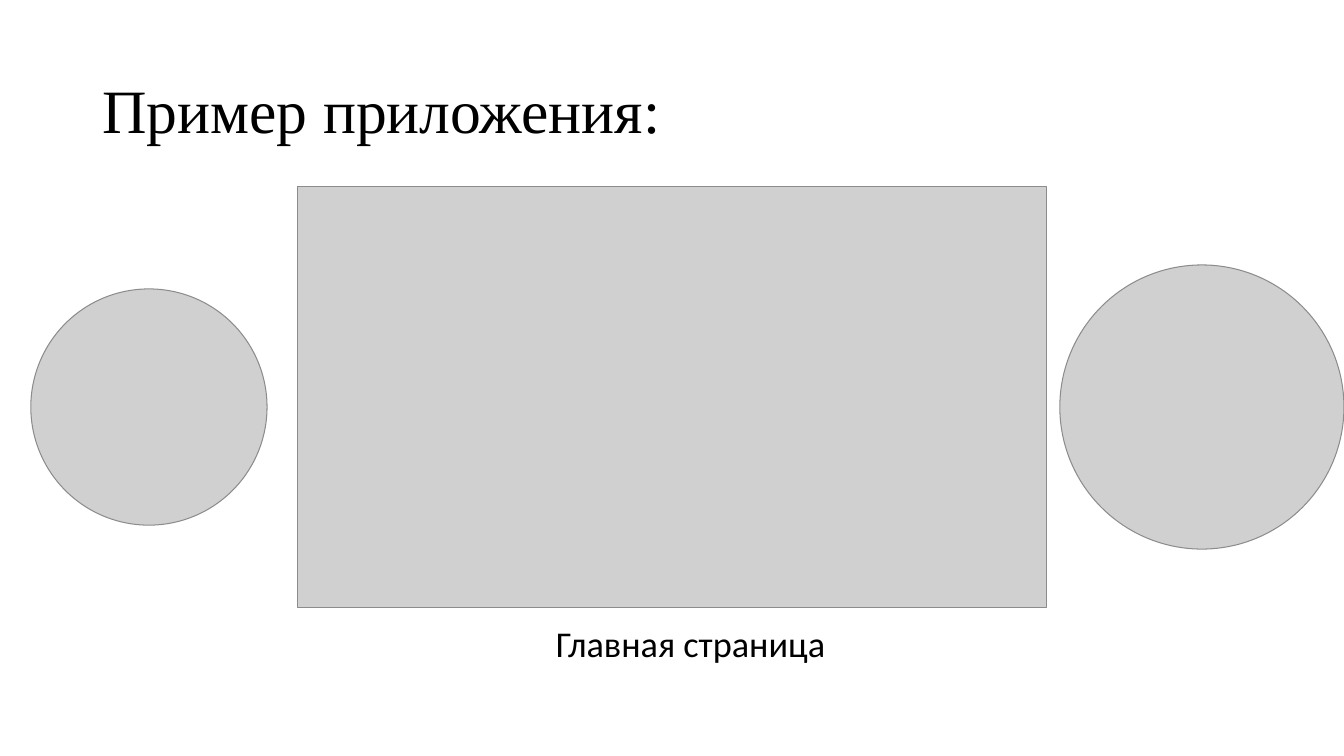
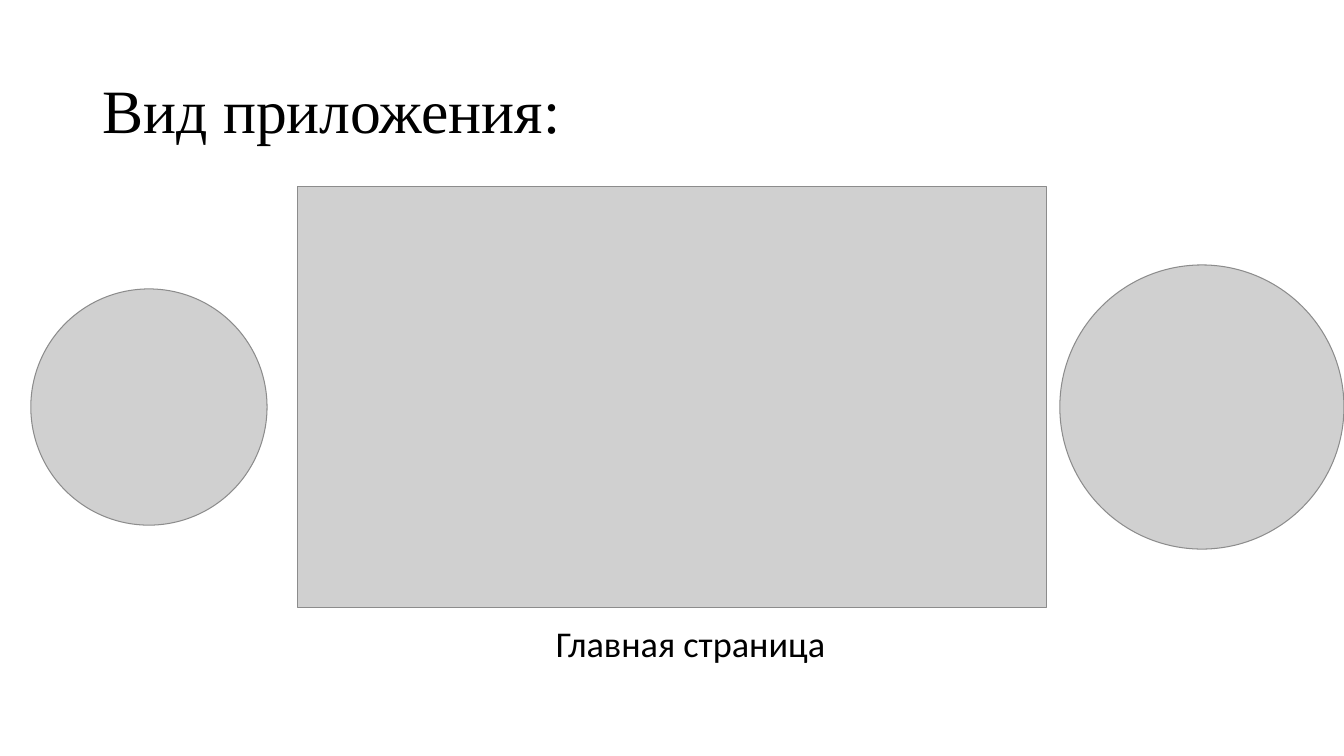
Before and after one commit to Evgenij1234/Project-for-BPC-21-011, a slide deck: slide 3 of FirstPlayer.pptx. Drawn at 1344x756 pixels with LibreOffice and Linux fonts; fonts in the diff are those of the drawing; grey boxes stand for pictures; background and template pictures are left out. Boxes give left, top, right and bottom in pixels: in the first picture for what was removed or moved away, otherwise in the second. Text is boxed around its words. In the diff, an @@ line names an element or a change of style, - is before the commit and + after.

```diff
--- a/FirstPlayer.pptx
+++ b/FirstPlayer.pptx
@@ title at [102, 92, 561, 144]: text changed @@
-Пример приложения:
+Вид приложения:
```
Also in this commit, not shown: 6 other slides changed.
